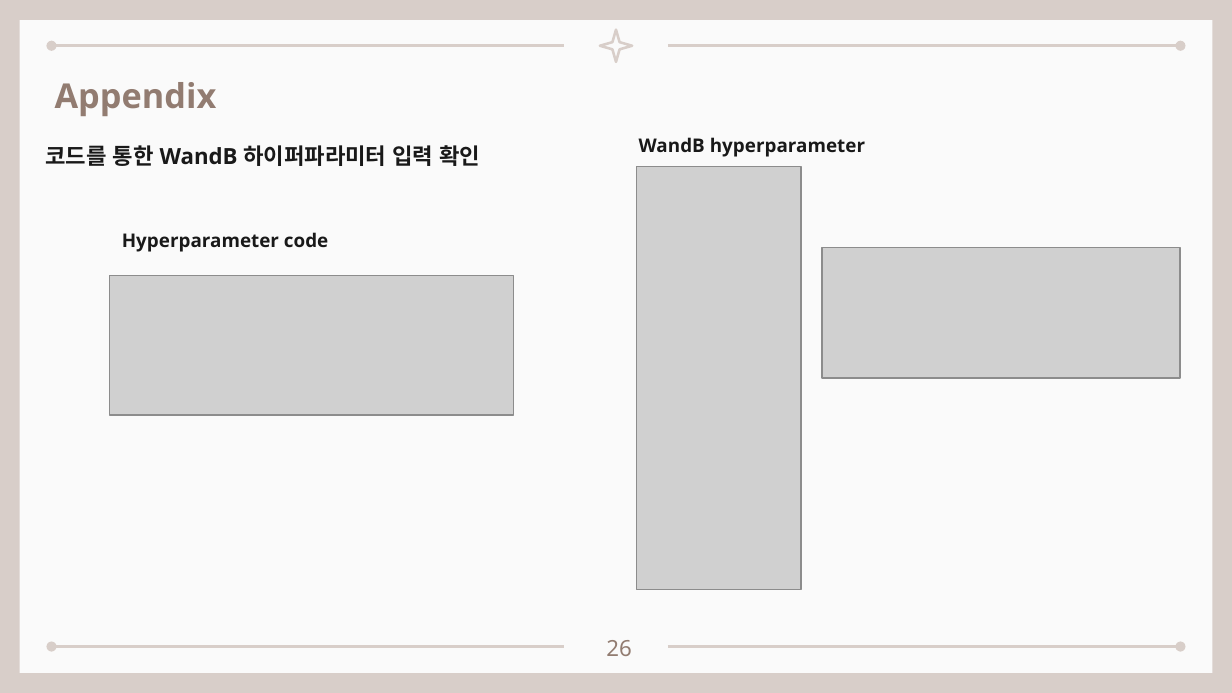
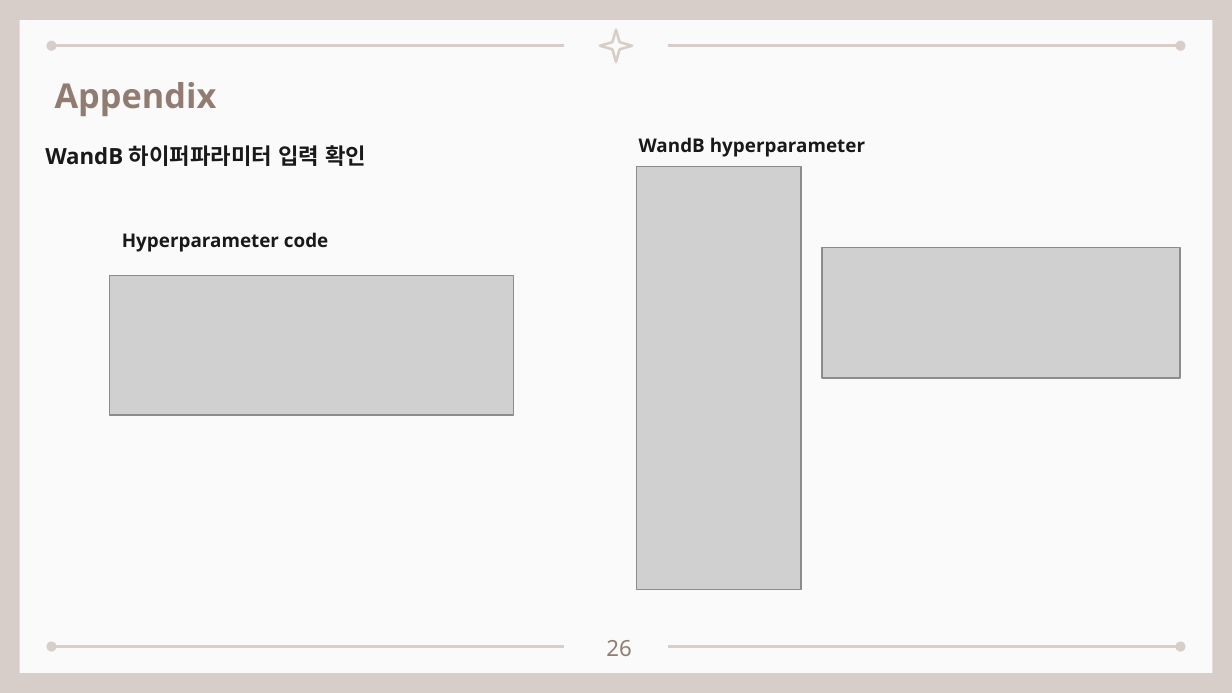
Before and after one commit to seungdeng/DELab, a slide deck: slide 26 of PPT/DSLab_이승건_BERT멘토링발표.pptx. Drawn at 1232x693 pixels with LibreOffice and Linux fonts; fonts in the diff are those of the drawing; grey boxes stand for pictures. Boxes give left, top, right and bottom in pixels: in the first picture for what was removed or moved away, otherwise in the second. Text is boxed around its words. In the diff, an @@ line names an element or a change of style, - is before the commit and + after.

```diff
--- a/PPT/DSLab_이승건_BERT멘토링발표.pptx
+++ b/PPT/DSLab_이승건_BERT멘토링발표.pptx
@@ text at (45,145,366,166): text changed @@
-코드를 통한 WandB 하이퍼파라미터 입력 확인
+WandB 하이퍼파라미터 입력 확인
```
Also in this commit, not shown: 6 other slides changed, 1 other file.
